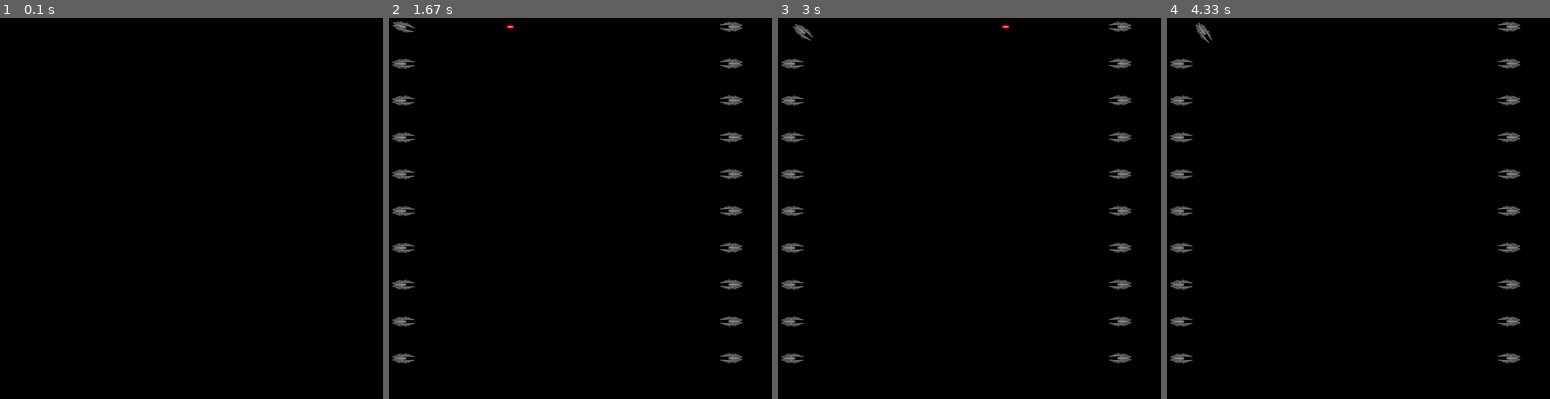
Above: before the commit, frames 1-4 (left to right).
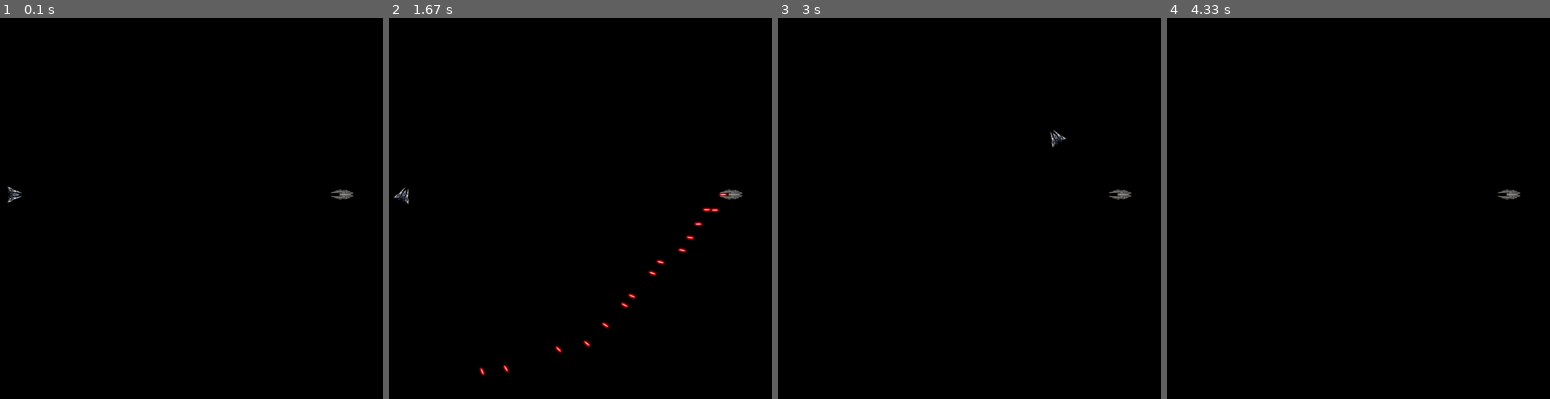
Above: after the commit, the same moments.

Repository: AurelienColin/Games
Game: pygame game, started from TacticalWarship/Launcher.py
Two runs of this game, one before a commit and one after it. Both use one fixed random seed, a clock stepped at 60 frames per second and the inputs below.
Inputs:
- Up to frame 1 (0.1 s): no input
- Up to frame 2 (1.67 s): hold Enter 0.33-0.8 s; hold Right 0.33-0.8 s; tap Enter at 0.83 s; hold Right 1.17-1.63 s
- Up to frame 3 (3 s): hold Up 1.67-1.97 s; hold Right 2-2.47 s; hold Left from 2.5 s (still down)
- Up to frame 4 (4.33 s): release Left at 3.03 s; hold Down 3.07-3.37 s; hold Left 3.4-3.8 s

The runs differ from the first frame. In frame 1, 0.2% of the frame differs, in the area x 1-93%, y 44-49%; in frame 2, 2.7%, in the area x 0-93%, y 0-95%; in frame 3, 2.2%; in frame 4, 2.1%.

Commit message:
Change player sprite. Implement a rough ship collision. Enable the keep pressing. Change the death mecanism. Reduce the ship number on the main map.

Diff:
--- a/TacticalWarship/Launcher.py
+++ b/TacticalWarship/Launcher.py
@@ -24,43 +24,74 @@
 def Loop(screen):
     mainClock = pygame.time.Clock()
     while True:
-        mainClock.tick(10)
+        mainClock.tick(30)
         for event in pygame.event.get():
             if event.type == QUIT:  # The game is closed
                 pygame.quit()
                 sys.exit()
-            if event.type == KEYDOWN:
-                keys = pygame.key.get_pressed()
-                if keys[K_UP]:
-                    screen.ships[0].Motor([1,0])
-                if keys[K_DOWN]:
-                    screen.ships[0].Motor([-1,0])
-                if keys[K_RIGHT]:
-                    screen.ships[0].Motor([0,-1])
-                if keys[K_LEFT]:
-                    screen.ships[0].Motor([0,1])
-                if keys[K_RETURN]:
-                    screen.ships[0].Fire()
+        keys = pygame.key.get_pressed()
+        if keys[K_UP]:
+            screen.ships[0].Motor([1,0])
+        if keys[K_DOWN]:
+            screen.ships[0].Motor([-1,0])
+        if keys[K_RIGHT]:
+            screen.ships[0].Motor([0,-1])
+        if keys[K_LEFT]:
+            screen.ships[0].Motor([0,1])
+        if keys[K_RETURN]:
+            screen.ships[0].Fire()
 
         screen.MoveSprites()
         collisions = screen.GetBulletCollisions()
         for ship1, ship2, bullet in collisions:
-            dmg = GetDamage(ship1, ship2, bullet)
+            dmg = GetBulletDamage(ship1[0], ship2[0], bullet[0])
             score = screen.ships[ship2[1]].ApplyDamage(dmg)
             screen.ships[ship1[1]].scorePlayer += score
+            screen.ships[ship2[1]].scorePlayer -= score
+
+        collisions = screen.GetShipCollisions()
+
+        dmgs = []
+        for ship1, ship2 in collisions:
+            dmg = GetShipDamage(ship1[0], ship2[0])
+            dmgs.append((ship1, ship2, dmg))
+
+        for ship1, ship2, dmg in dmgs:
+            score = screen.ships[ship2[1]].ApplyDamage(dmg)
+            screen.ships[ship1[1]].scorePlayer += score
+            screen.ships[ship2[1]].scorePlayer -= score
+
+            # We also stop the ships (not calculating rebounce)
+            screen.ships[ship1[1]].sprite.speed = [0, 0, 0]
+            screen.ships[ship2[1]].sprite.speed = [0, 0, 0]
+
+
         screen.Refresh()
     pass
 
-def GetDamage(ship1, ship2, bullet):
-    angle = (bullet[0].sprite.angle-ship2[0].sprite.angle)%360
+def GetShipDamage(ship1, ship2):
+    # This one is false since the ship not always move forward
+    diffSpeedSquared = (ship1.sprite.speed[0]-ship2.sprite.speed[0])**2 + \
+                       (ship1.sprite.speed[1]-ship2.sprite.speed[1])**2
+
+    dmg = (10*ship2.shield['front']*diffSpeedSquared)
+    return dmg
+
+def GetBulletDamage(ship1, ship2, bullet):
+    part = GetPart(bullet.sprite.angle, ship2.sprite.angle)
+    dmg = ship1.damage*ship2.shield[part]
+    return dmg
+
+def GetPart(angle1, angle2):
+    angle = (angle1-angle2)%360
     if angle > 120 and angle < 240:
         part = "front"
     elif angle <60 or angle > 300:
         part = "rear"
     else:
         part = "side"
-    dmg = ship1[0].damage*ship2[0].shield[part]
-    return dmg
+    return part
+
 
 if __name__ == '__main__':
     screen = Launcher()
--- a/TacticalWarship/TacticalWarship/Screen.py
+++ b/TacticalWarship/TacticalWarship/Screen.py
@@ -22,7 +22,7 @@
     def Refresh(self):
         self.display.blit(self.background, (0,0))
         for ship in self.ships:
-            if not ship.sprite:
+            if ship.killedInDuty:
                 continue
             ship.sprite.Rotate(ship.sprite.angle)
             ship.lastFire += 1
@@ -48,11 +48,16 @@
                     xy = [self.size[1]*[0.1, 0.9][team], self.size[0]//(nb+1)*(j+1)]
                     self.ships.append(Ship.Ship(shipsBasis[ship], xy,
                                                 team, [0, 180][team]))
+
+        from . import Sprites
+        self.ships[0].sprite = Sprites.Sprite('player.png', self.ships[0].sprite.rect.center)
+        self.ships[0].sprite.speed = [0, 0, 0]
+        self.ships[0].sprite.angle = 0
         return self.ships
 
     def MoveSprites(self):
         for ship in self.ships:
-            if ship.sprite:
+            if not ship.killedInDuty:
                 ship.sprite.Move()
             for bullet in ship.bullets:
                 bullet.sprite.Move()
@@ -62,7 +67,7 @@
         for i, ship1 in enumerate(self.ships):
             bullets = [bullet.sprite for bullet in ship1.bullets]
             for j, ship2 in enumerate(self.ships):
-                if not ship2.sprite:
+                if ship2.killedInDuty:
                     continue
                 # For performance (and laziness) we suppose that:
                     # 1/ A ship cannot shot itself
@@ -79,3 +84,20 @@
                         collisions.append(((ship1, i), (ship2,j), (bullet,k)))
                         break
         return collisions
+
+    def GetShipCollisions(self):
+        collisions = []
+        for i, ship1 in enumerate(self.ships):
+            if ship1.killedInDuty:
+                continue
+            for j, ship2 in enumerate(self.ships):
+                if ship2.killedInDuty:
+                    continue
+                if ship2 == ship1:
+                    continue
+                collision = spritecollide(ship2.sprite, [ship1.sprite],
+                                           False, collide_mask)
+                if collision:
+                    collisions.append(((ship1, i), (ship2, j)))
+
+        return collisions
--- a/TacticalWarship/TacticalWarship/Ship.py
+++ b/TacticalWarship/TacticalWarship/Ship.py
@@ -30,6 +30,8 @@
         self.sprite.speed = [0, 0, 0]
         self.sprite.angle = angle
 
+        self.killedInDuty = False
+
     def Motor(self, command):
         factor = command[0]*self.inertia*self.acceleration[['rear', 'front'][command[0] > 0]]
         angle = self.sprite.angle/180*math.pi
@@ -52,4 +54,4 @@
 
     def Kill(self):
         # Should not remove entirely because bullet are still pending
-        self.sprite = False
+        self.killedInDuty = True
--- a/TacticalWarship/res/json/battles.json
+++ b/TacticalWarship/res/json/battles.json
@@ -1,7 +1,7 @@
 {
 	"baseBattle": {
 		"ships": {
-			"cruiser": 10,
+			"cruiser": 1,
 			"battleship": 0,
 			"interceptor": 0
 		}
Binary file added: TacticalWarship/res/img/player.png
